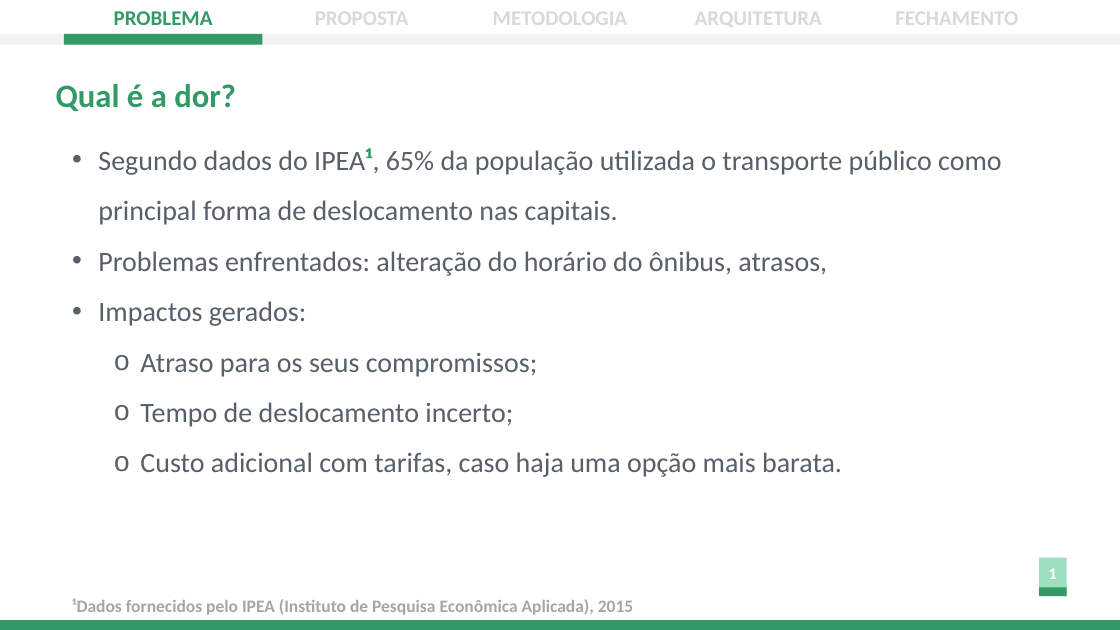
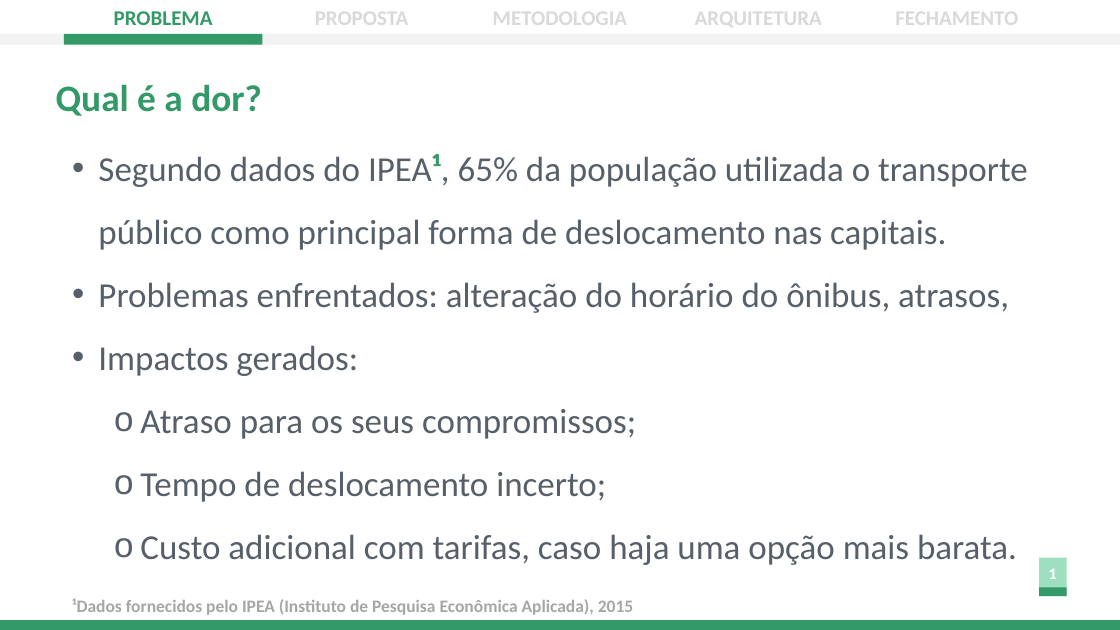
Before and after one commit to ICEI-PUC-Minas-PPLES-TI/plf-es-2022-2-ti1-7924100-mobilidade-urbana, a slide deck: slide 5 of docs/apresentacao/Apresentação - Sprint 4.pptx. Drawn at 1120x630 pixels with LibreOffice and Linux fonts; fonts in the diff are those of the drawing. Boxes give left, top, right and bottom in pixels: in the first picture for what was removed or moved away, otherwise in the second. Text is boxed around its words. In the diff, an @@ line names an element or a change of style, - is before the commit and + after.

```diff
--- a/docs/apresentacao/Apresentação - Sprint 4.pptx
+++ b/docs/apresentacao/Apresentação - Sprint 4.pptx
@@ text "Qual é a dor?" at bbox=[56, 84, 262, 116]: size 28 to 32 pt @@
@@ text "Segundo dados do IPEA¹, 65% ..." at bbox=[98, 154, 1028, 565]: size 24 to 30 pt @@
```
Also in this commit, not shown: 12 other slides changed, 10 other files.
